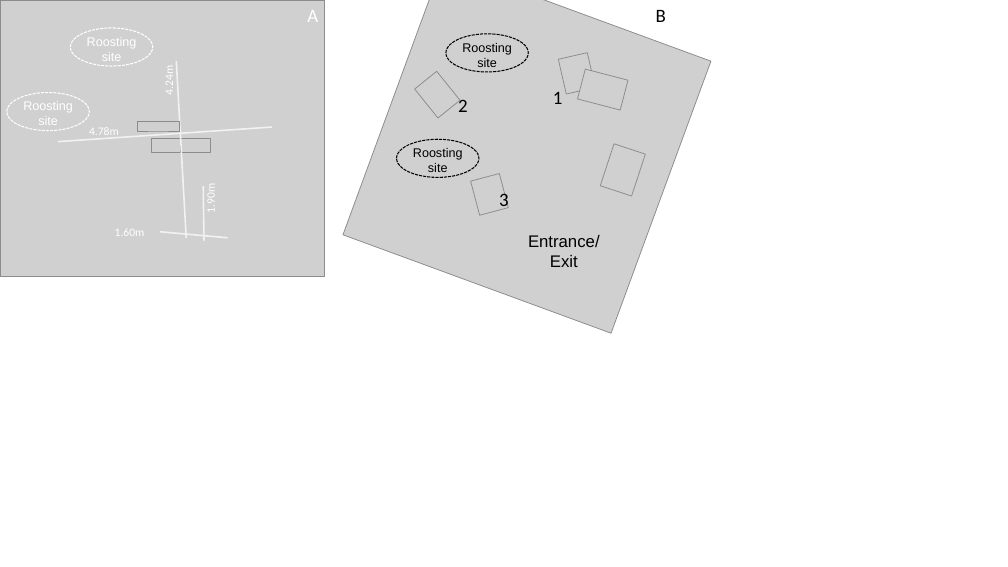
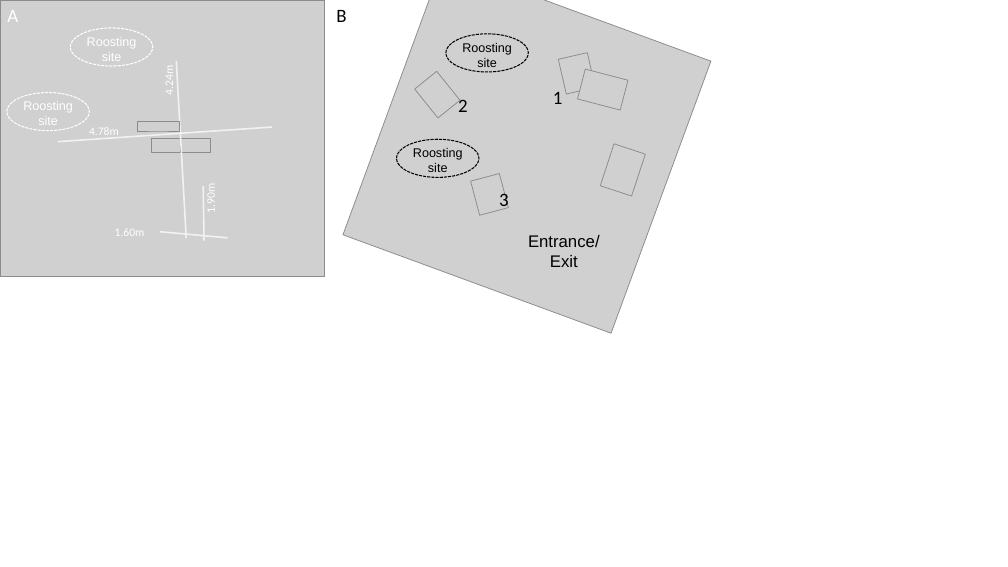
Before and after one commit to thejasvibr/mhbc-online, a slide deck: slide 2 of hbc_paper/figures/schematics_hbcpaper.pptx. Drawn at 1008x567 pixels with LibreOffice and Linux fonts; fonts in the diff are those of the drawing; grey boxes stand for pictures; background and template pictures are left out. Boxes give left, top, right and bottom in pixels: in the first picture for what was removed or moved away, otherwise in the second. Text is boxed around its words. In the diff, an @@ line names an element or a change of style, - is before the commit and + after.

```diff
--- a/hbc_paper/figures/schematics_hbcpaper.pptx
+++ b/hbc_paper/figures/schematics_hbcpaper.pptx
@@ text "A": place and size @@
-text "A" at box(307, 10, 318, 22)
+text "A" at box(7, 10, 18, 22)
@@ text "B": place and size @@
-text "B" at box(656, 10, 666, 22)
+text "B" at box(336, 10, 346, 22)
```
Also in this commit, not shown: 3 other files.
